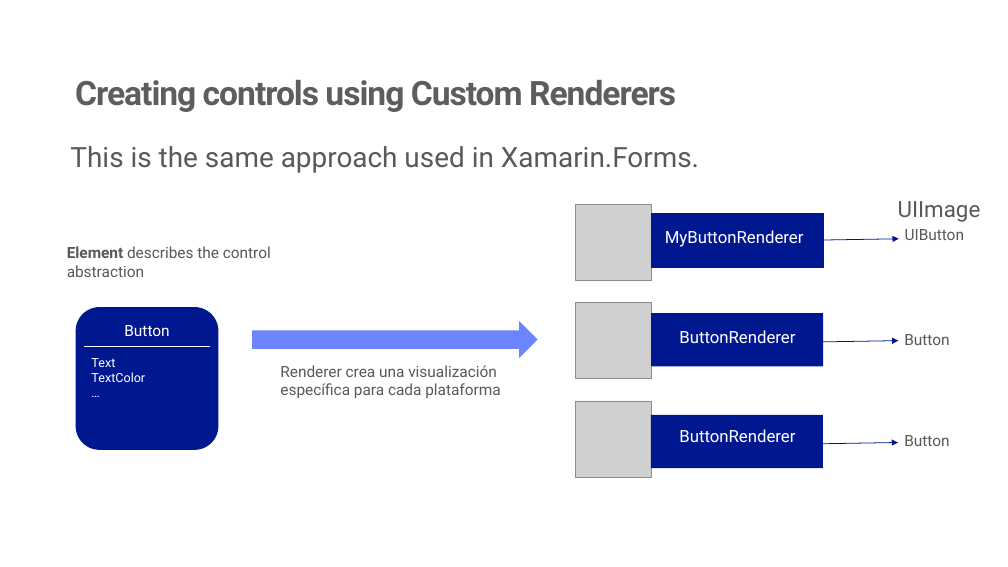
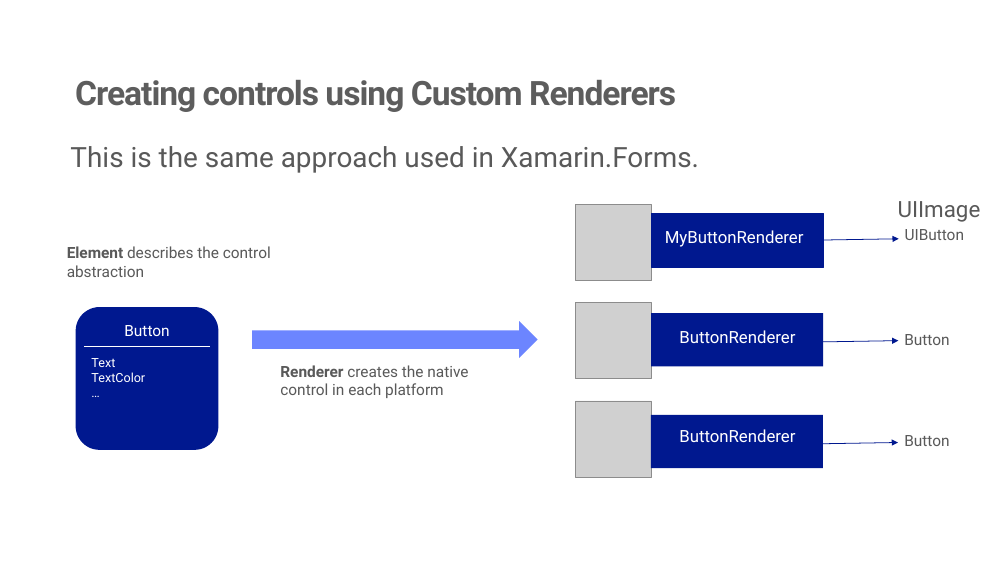
Before and after one commit to jsuarezruiz/ways-create-netmaui-controls, a slide deck: slide 7 of ways-create-netmaui-controls.pptx (slide 6 before the commit). Drawn at 1008x567 pixels with LibreOffice and Linux fonts; fonts in the diff are those of the drawing; grey boxes stand for pictures. Boxes give left, top, right and bottom in pixels: in the first picture for what was removed or moved away, otherwise in the second. Text is boxed around its words. In the diff, an @@ line names an element or a change of style, - is before the commit and + after.

Commit message:
Updated slides

```diff
--- a/ways-create-netmaui-controls.pptx
+++ b/ways-create-netmaui-controls.pptx
@@ text at (280, 365, 468, 398): text changed @@
-Renderer crea una visualización específica para cada plataforma
+Renderer creates the native control in each platform
```
Also in this commit, not shown: 7 other slides changed, 3 slides added.
